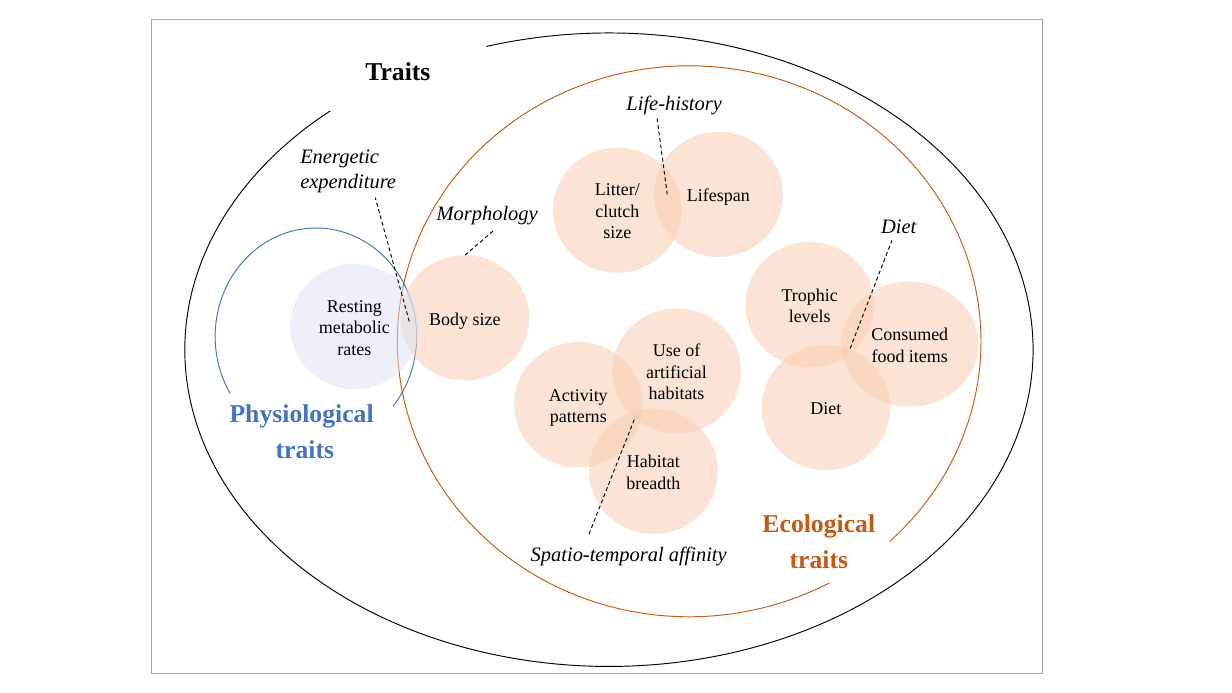
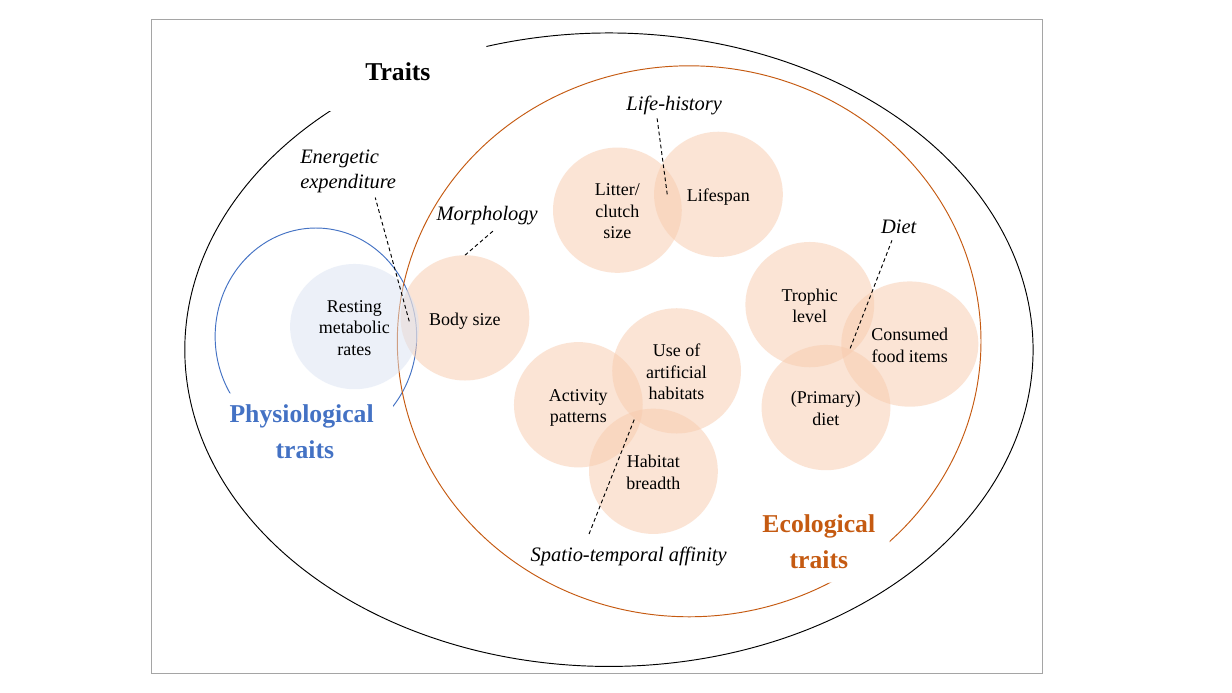
Before and after one commit to AdrienneEtard/Thesis, a slide deck: slide 2 of figures/Chapter1/Venn.pptx. Drawn at 1232x693 pixels with LibreOffice and Linux fonts; fonts in the diff are those of the drawing. Boxes give left, top, right and bottom in pixels: in the first picture for what was removed or moved away, otherwise in the second. Text is boxed around its words. In the diff, an @@ line names an element or a change of style, - is before the commit and + after.

```diff
--- a/figures/Chapter1/Venn.pptx
+++ b/figures/Chapter1/Venn.pptx
@@ text in ellipse at box(782, 288, 838, 322): text changed @@
-Trophic levels
+Trophic level
@@ text in ellipse at box(791, 390, 861, 425): text changed @@
-Diet
+(Primary) diet
```
Also in this commit, not shown: 22 other files.
